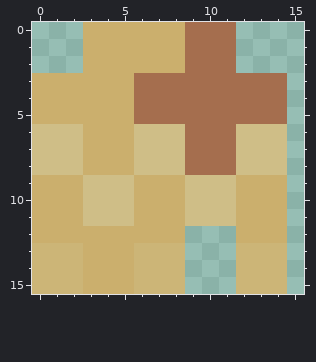
Pixel-art sprite, stored at img/favicon.png. The picture above was drawn from the file before the commit.
The file is 16x16 pixels. Colours within 5 levels of each other are drawn and written as one.
After the commit:
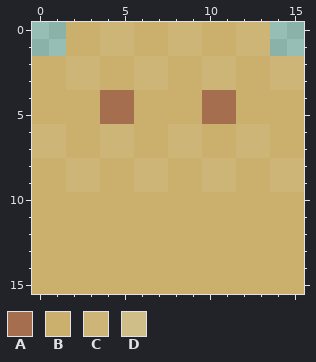
Palette (. is transparent): A #a56e4e  B #cbaf6d  C #ccb577  D #cfbe87
Changes in this commit:
y 0..1: x 2 . -> B; x 4..5 BB -> CC; x 8..13 BAAA.. -> CCBBCC
y 2: x 0..3 ...B -> BBCC; x 6..7 BB -> CC; x 9..15 AAA.... -> BCCBBCC
y 3: x 2..3 BB -> CC; x 6..15 AAAAAAAAA. -> CCBBCCBBCC
y 4..5: x 4..9 BBAAAA -> AABBBB; x 12..15 AAA. -> BBBB
y 6..7: x 0..2 DDD -> CCB; x 4..15 BBDDDAAADDD. -> CCBBCCBBCCBB
y 8: x 0..3 DDDB -> BBCC; x 6..15 DDDAAADDD. -> CCBBCCBBCC
y 9: x 2..7 BDDDBB -> CCBBCC; x 9..11 DDD -> BCC; x 14..15 B. -> CC
y 10..11: x 3..5 DDD -> BBB; x 9..11 DDD -> BBB; x 15 . -> B
y 12: x 9..11 ... -> BBB; x 15 . -> B
y 13..15: x 0..2 CCC -> BBB; x 6..15 CCC...CCC. -> BBBBBBBBBB
